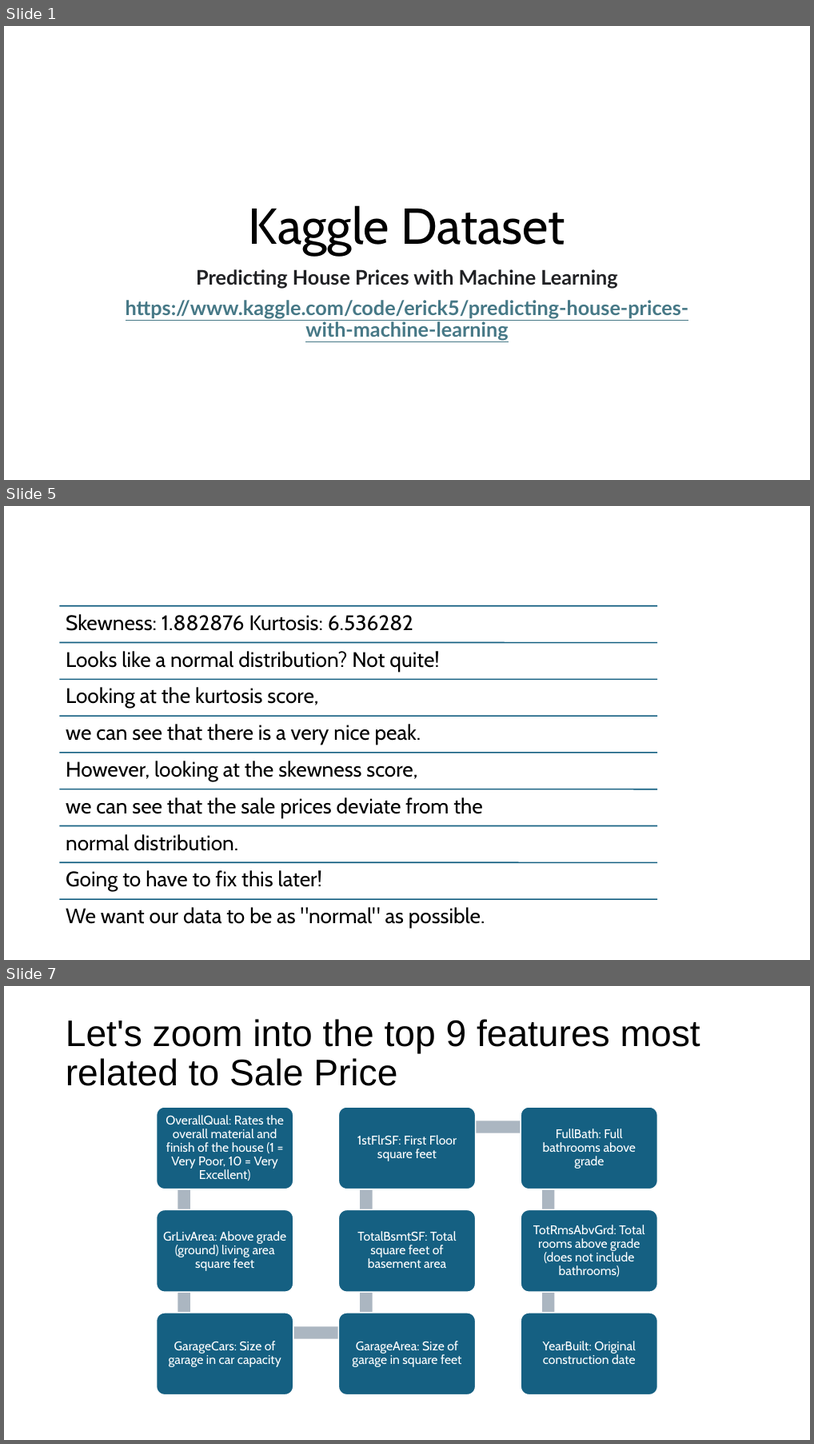
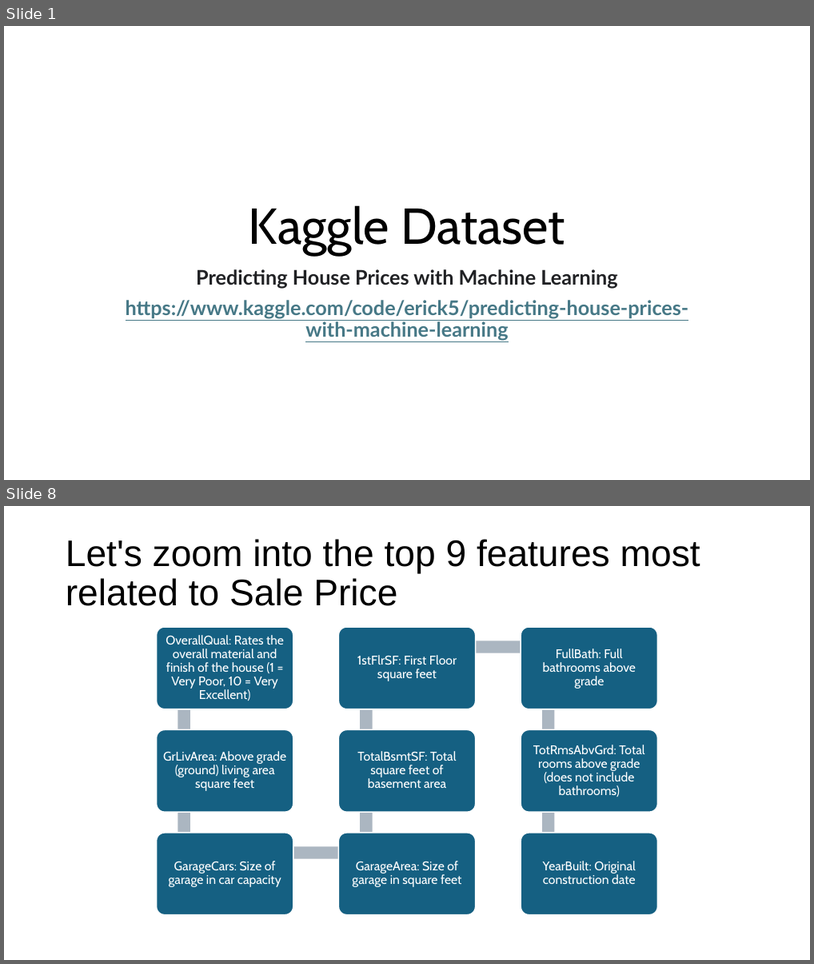
Before and after one commit to AnsarMuhammadAt10Pearls/Intro_To_AI_Course, a slide deck: _week4_Kaggle Dataset-predicting house prices.pptx. Shown one above the other, each under a label of ours: slides 1, 5 and 7 before the commit, slides 1 and 8 after it; the slides between them are not shown. The pictures are 814x1444 and 814x964 pixels, drawn with LibreOffice and Linux fonts; fonts in the diff are those of the drawing. Boxes give left, top, right and bottom in pixels: in the first picture for what was removed or moved away, otherwise in the second. Text is boxed around its words. In the diff, an @@ line names an element or a change of style, - is before the commit and + after.

```diff
--- a/_week4_Kaggle Dataset-predicting house prices.pptx
+++ b/_week4_Kaggle Dataset-predicting house prices.pptx
@@ slide 5 removed at (4, 506, 810, 960), background #FFFFFF @@
@@ group removed at (60, 606, 658, 928): 9 lines, 9 texts @@
-Skewness: 1.882876 Kurtosis: 6.536282
-Looks like a normal distribution? Not quite!
-Looking at the kurtosis score,
-we can see that there is a very nice peak.
-However, looking at the skewness score,
-we can see that the sale prices deviate from the
-normal distribution.
-Going to have to fix this later!
-We want our data to be as "normal" as possible.
@@ what was slide 7 is now slide 8 @@
```
Also in this commit, not shown: 9 slides changed, 3 slides added, 1 other slide removed.
